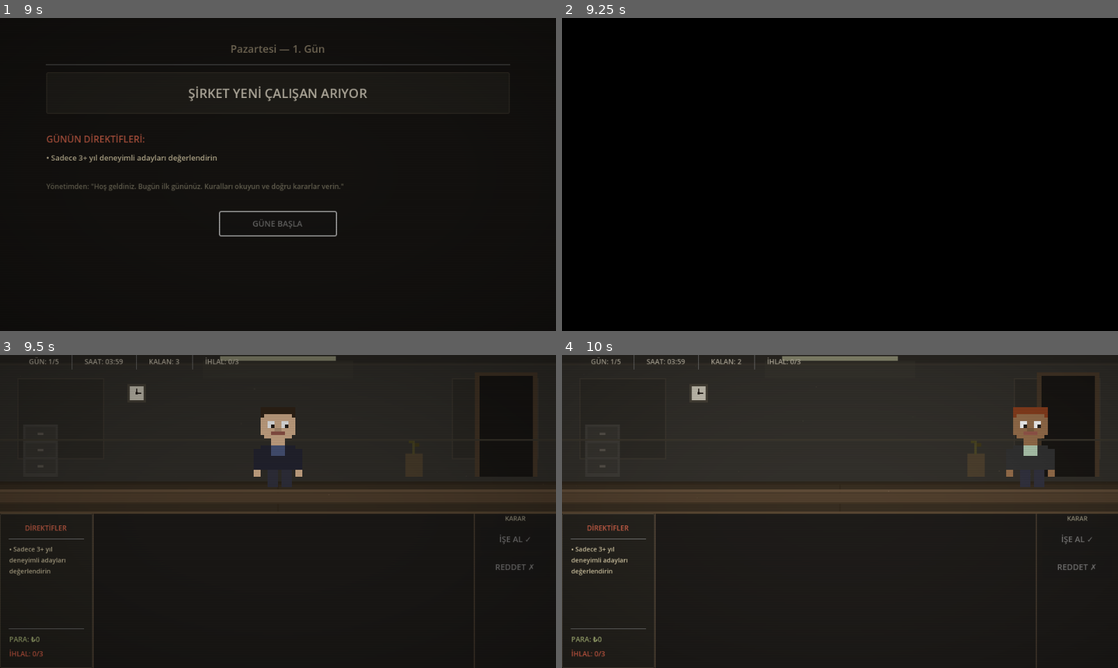
Above: before the commit, frames 1-4 (two rows, left to right).
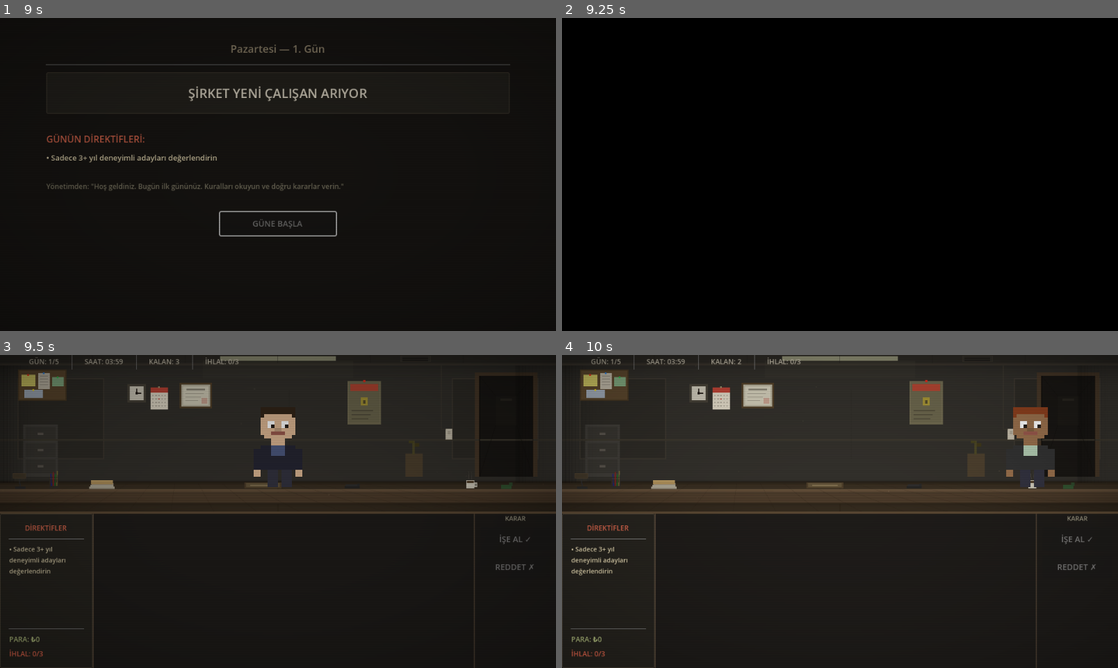
Above: after the commit, the same moments.

Repository: isinuss/test_game
Game: Godot game, scene res://scenes/main_menu/main_menu.tscn
Two runs of this game, one before a commit and one after it. Both use one fixed random seed, a clock stepped at 60 frames per second and the inputs below.
Inputs:
- Up to frame 1 (9 s): click "YENİ OYUN" at 2.75 s; tap Enter at 5 s; click "GÜNE BAŞLA" at 8.75 s
- Up to frame 2 (9.25 s): no input
- Up to frame 3 (9.5 s): no input
- Up to frame 4 (10 s): no input

Frames 1-2 are identical in both runs. In frame 3, 2.5% of the frame differs, in the area x 3-93%, y 0-43%; in frame 4, 2.6%.

Commit message:
Booth sahnesine pseudo-3D perspektif katmanı, detay öğeleri ve vignette efekti ekle
Hibrit yaklaşımla: mevcut ColorRect yapısı korunarak üzerine _draw() overlay
ile perspektif zemin çizgileri, duvar gölgeleri, tezgah derinliği, koridor
perspektifi, duvar dekorasyonları (ilan panosu, sertifika, poster, takvim)
ve masaüstü eşyaları (kalem kutusu, dosya yığını, kahve fincanı, zımba,
isimlik, masa lambası, bant dispenseri) eklendi. Vignette shader ile
atmosferik kenar karartması sağlandı.

https://claude.ai/code/session_011KeYsvk4Dg4YobkpAargo3

Diff:
--- /dev/null
+++ b/scenes/game_day/booth_draw_layer.gd
@@ -0,0 +1,358 @@
+extends Control
+## Pseudo-3D perspective overlay for the booth scene.
+## Draws perspective floor grid, wall shadows, desk items, wall decorations,
+## and architectural details on top of the base ColorRect structure.
+
+var _time: float = 0.0
+var _redraw_timer: float = 0.0
+
+func _ready() -> void:
+	mouse_filter = Control.MOUSE_FILTER_IGNORE
+
+func _process(delta: float) -> void:
+	_time += delta
+	_redraw_timer += delta
+	if _redraw_timer >= 0.066:
+		_redraw_timer = 0.0
+		queue_redraw()
+
+func _draw() -> void:
+	var w: float = size.x
+	var h: float = size.y
+	if w <= 0.0 or h <= 0.0:
+		return
+
+	_draw_wall_shading(w, h)
+	_draw_ceiling_panels(w, h)
+	_draw_perspective_floor(w, h)
+	_draw_baseboard_shadow(w, h)
+	_draw_counter_depth(w, h)
+	_draw_door_depth(w, h)
+	_draw_wall_decor(w, h)
+	_draw_desk_items(w, h)
+
+# ── Wall corner & ceiling shadows ──────────────────────────────────────────
+
+func _draw_wall_shading(w: float, h: float) -> void:
+	var wall_top: float = 18.0
+	var wall_bottom: float = h * 0.82
+
+	# Left corner shadow gradient
+	var shadow_w: float = 70.0
+	var steps: int = 12
+	for i in range(steps):
+		var t: float = float(i) / float(steps)
+		var alpha: float = 0.18 * (1.0 - t) * (1.0 - t)
+		var strip: float = shadow_w / float(steps)
+		draw_rect(Rect2(t * shadow_w, wall_top, strip + 1.0, wall_bottom - wall_top), Color(0.0, 0.0, 0.0, alpha))
+
+	# Right corner shadow gradient
+	for i in range(steps):
+		var t: float = float(i) / float(steps)
+		var alpha: float = 0.14 * (1.0 - t) * (1.0 - t)
+		var strip: float = shadow_w / float(steps)
+		draw_rect(Rect2(w - shadow_w + t * shadow_w, wall_top, strip + 1.0, wall_bottom - wall_top), Color(0.0, 0.0, 0.0, alpha))
+
+	# Under-ceiling shadow (light falls downward)
+	for i in range(10):
+		var t: float = float(i) / 10.0
+		var alpha: float = 0.1 * (1.0 - t) * (1.0 - t)
+		draw_rect(Rect2(0, wall_top + t * 35.0, w, 4.0), Color(0.0, 0.0, 0.0, alpha))
+
+# ── Ceiling panel lines & AC vent ──────────────────────────────────────────
+
+func _draw_ceiling_panels(w: float, h: float) -> void:
+	# Panel division lines
+	var spacing: float = w / 6.0
+	for i in range(1, 6):
+		var x: float = i * spacing
+		draw_line(Vector2(x, 0), Vector2(x, 14.0), Color(0.12, 0.11, 0.1, 0.4), 1.0)
+
+	# AC vent unit
+	var vx: float = w * 0.72
+	draw_rect(Rect2(vx, 2.0, 52.0, 10.0), Color(0.19, 0.18, 0.16, 1.0))
+	draw_rect(Rect2(vx, 2.0, 52.0, 10.0), Color(0.22, 0.2, 0.17, 1.0), false, 1.0)
+	for i in range(6):
+		var sy: float = 4.0 + i * 1.4
+		draw_line(Vector2(vx + 4, sy), Vector2(vx + 48, sy), Color(0.1, 0.09, 0.08, 0.6), 1.0)
+
+# ── Perspective floor grid ─────────────────────────────────────────────────
+
+func _draw_perspective_floor(w: float, h: float) -> void:
+	var floor_top: float = h * 0.82
+	var floor_bottom: float = h
+	var floor_h: float = floor_bottom - floor_top
+	var vp_x: float = w * 0.42  # Vanishing point X (slightly left of center)
+
+	# Horizontal perspective lines (closer together toward the back)
+	for i in range(1, 10):
+		var t: float = float(i) / 10.0
+		var adjusted_t: float = pow(t, 0.55)
+		var y: float = floor_top + floor_h * adjusted_t
+		var alpha: float = 0.1 + 0.18 * t
+		draw_line(Vector2(0, y), Vector2(w, y), Color(0.15, 0.11, 0.07, alpha), 1.0)
+
+	# Vertical converging lines
+	var num_lines: int = 14
+	for i in range(num_lines):
+		var ratio: float = float(i) / float(num_lines - 1)
+		var bottom_x: float = w * ratio
+		var spread: float = 0.55
+		var top_x: float = lerp(vp_x - w * spread * 0.5, vp_x + w * spread * 0.5, ratio)
+		var alpha: float = 0.12 + 0.08 * (1.0 - abs(ratio - 0.5) * 2.0)
+		draw_line(Vector2(top_x, floor_top), Vector2(bottom_x, floor_bottom), Color(0.15, 0.11, 0.07, alpha), 1.0)
+
+	# Floor light reflection strip (under the fluorescent lamp)
+	var ref_y: float = floor_top + floor_h * 0.35
+	draw_rect(Rect2(w * 0.32, ref_y, w * 0.36, 2.0), Color(0.3, 0.26, 0.2, 0.1))
+
+# ── Baseboard shadow ───────────────────────────────────────────────────────
+
+func _draw_baseboard_shadow(w: float, h: float) -> void:
+	var baseboard_y: float = h * 0.82
+	for i in range(5):
+		var t: float = float(i) / 5.0
+		var alpha: float = 0.1 * (1.0 - t)
+		draw_rect(Rect2(0, baseboard_y - 5.0 + t * 5.0, w, 1.5), Color(0.0, 0.0, 0.0, alpha))
+
+# ── Counter 3D depth ───────────────────────────────────────────────────────
+
+func _draw_counter_depth(w: float, h: float) -> void:
+	var ct_top: float = h * 0.86
+	var ct_bottom: float = h * 0.95
+
+	# Top surface highlight line
+	draw_line(Vector2(0, ct_top), Vector2(w, ct_top), Color(0.48, 0.4, 0.3, 0.35), 1.5)
+
+	# Front face darkening
+	draw_rect(Rect2(0, h * 0.88, w, h * 0.06), Color(0.0, 0.0, 0.0, 0.06))
+
+	# Bottom edge shadow
+	draw_line(Vector2(0, ct_bottom), Vector2(w, ct_bottom), Color(0.1, 0.08, 0.05, 0.4), 1.0)
+
+	# Shadow cast on floor below counter
+	for i in range(6):
+		var t: float = float(i) / 6.0
+		var alpha: float = 0.14 * (1.0 - t) * (1.0 - t)
+		draw_rect(Rect2(0, ct_bottom + t * 8.0, w, 1.5), Color(0.0, 0.0, 0.0, alpha))
+
+	# Wood grain on counter surface
+	draw_line(Vector2(w * 0.1, h * 0.87), Vector2(w * 0.38, h * 0.87), Color(0.28, 0.2, 0.13, 0.15), 1.0)
+	draw_line(Vector2(w * 0.5, h * 0.872), Vector2(w * 0.78, h * 0.872), Color(0.28, 0.2, 0.13, 0.12), 1.0)
+	draw_line(Vector2(w * 0.25, h * 0.865), Vector2(w * 0.6, h * 0.865), Color(0.28, 0.2, 0.13, 0.08), 1.0)
+
+# ── Door corridor depth ────────────────────────────────────────────────────
+
+func _draw_door_depth(w: float, h: float) -> void:
+	var dl: float = 828.0  # Door inner left
+	var dr: float = 920.0  # Door inner right
+	var dt: float = 36.0   # Door top
+	var db: float = 210.0  # Door bottom
+	var cx: float = (dl + dr) / 2.0
+
+	# Corridor vanishing point
+	var cvp: Vector2 = Vector2(cx, dt + 35.0)
+
+	# Corridor perspective lines
+	# Left wall
+	draw_line(Vector2(dl, db), Vector2(cvp.x - 18, cvp.y + 50), Color(0.07, 0.06, 0.05, 0.5), 1.0)
+	draw_line(Vector2(dl, dt), Vector2(cvp.x - 18, cvp.y), Color(0.06, 0.05, 0.04, 0.3), 1.0)
+	# Right wall
+	draw_line(Vector2(dr, db), Vector2(cvp.x + 18, cvp.y + 50), Color(0.07, 0.06, 0.05, 0.5), 1.0)
+	draw_line(Vector2(dr, dt), Vector2(cvp.x + 18, cvp.y), Color(0.06, 0.05, 0.04, 0.3), 1.0)
+
+	# Far wall rectangle
+	draw_rect(Rect2(cvp.x - 18, cvp.y, 36, 50), Color(0.13, 0.12, 0.1, 0.4))
+
+	# Distant corridor light
+	draw_rect(Rect2(cvp.x - 10, cvp.y + 4, 20, 4), Color(0.3, 0.28, 0.22, 0.25))
+
+	# Door frame inner shadow (depth effect)
+	draw_line(Vector2(dl, dt), Vector2(dl, db), Color(0.04, 0.03, 0.02, 0.5), 2.0)
+	draw_line(Vector2(dr, dt), Vector2(dr, db), Color(0.04, 0.03, 0.02, 0.3), 1.5)
+
+	# Floor line inside corridor
+	draw_line(Vector2(dl, db - 30), Vector2(dr, db - 30), Color(0.08, 0.07, 0.06, 0.3), 1.0)
+
+# ── Wall decorations ───────────────────────────────────────────────────────
+
+func _draw_wall_decor(w: float, h: float) -> void:
+	# ─── Bulletin board (above filing cabinet) ───
+	var bb_x: float = 32.0
+	var bb_y: float = 26.0
+	# Cork board
+	draw_rect(Rect2(bb_x, bb_y, 82.0, 52.0), Color(0.36, 0.28, 0.18, 1.0))
+	draw_rect(Rect2(bb_x, bb_y, 82.0, 52.0), Color(0.28, 0.22, 0.14, 1.0), false, 2.0)
+	# Pinned notes
+	draw_rect(Rect2(bb_x + 5, bb_y + 8, 24.0, 20.0), Color(0.88, 0.85, 0.42, 0.85))  # Yellow sticky
+	draw_rect(Rect2(bb_x + 34, bb_y + 5, 20.0, 28.0), Color(0.82, 0.8, 0.74, 0.85))   # White paper
+	draw_rect(Rect2(bb_x + 58, bb_y + 12, 20.0, 16.0), Color(0.55, 0.78, 0.6, 0.75))  # Green sticky
+	draw_rect(Rect2(bb_x + 10, bb_y + 34, 32.0, 14.0), Color(0.72, 0.8, 0.9, 0.75))   # Blue note
+	# Pins
+	draw_rect(Rect2(bb_x + 15, bb_y + 7, 3, 3), Color(0.9, 0.2, 0.12, 1.0))
+	draw_rect(Rect2(bb_x + 42, bb_y + 4, 3, 3), Color(0.2, 0.5, 0.85, 1.0))
+	draw_rect(Rect2(bb_x + 66, bb_y + 11, 3, 3), Color(0.2, 0.72, 0.3, 1.0))
+	draw_rect(Rect2(bb_x + 24, bb_y + 33, 3, 3), Color(0.9, 0.82, 0.12, 1.0))
+	# Text lines on white paper
+	for i in range(4):
+		draw_rect(Rect2(bb_x + 37, bb_y + 10 + i * 5, 14.0, 1.5), Color(0.3, 0.28, 0.25, 0.4))
+
+	# ─── Framed certificate/photo (between clock and center) ───
+	var fr_x: float = 310.0
+	var fr_y: float = 48.0
+	var fr_w: float = 56.0
+	var fr_h: float = 44.0
+	# Outer frame
+	draw_rect(Rect2(fr_x, fr_y, fr_w, fr_h), Color(0.32, 0.25, 0.16, 1.0))
+	# Inner mat
+	draw_rect(Rect2(fr_x + 3, fr_y + 3, fr_w - 6, fr_h - 6), Color(0.72, 0.7, 0.62, 1.0))
+	# Certificate content
+	draw_rect(Rect2(fr_x + 6, fr_y + 6, fr_w - 12, fr_h - 12), Color(0.82, 0.8, 0.72, 1.0))
+	# Header line
+	draw_rect(Rect2(fr_x + 12, fr_y + 10, fr_w - 24, 3), Color(0.3, 0.28, 0.24, 0.5))
+	# Body text lines
+	for i in range(3):
+		var lw: float = (fr_w - 20) * (0.9 - i * 0.15)
+		draw_rect(Rect2(fr_x + 10, fr_y + 18 + i * 6, lw, 1.5), Color(0.35, 0.32, 0.28, 0.35))
+	# Seal/stamp circle (bottom-right)
+	draw_rect(Rect2(fr_x + fr_w - 18, fr_y + fr_h - 18, 10, 10), Color(0.7, 0.25, 0.2, 0.3))
+
+	# ─── İş Güvenliği poster (right side) ───
+	var po_x: float = 600.0
+	var po_y: float = 45.0
+	var po_w: float = 58.0
+	var po_h: float = 75.0
+	# Poster paper
+	draw_rect(Rect2(po_x, po_y, po_w, po_h), Color(0.42, 0.4, 0.3, 1.0))
+	# Poster border
+	draw_rect(Rect2(po_x + 2, po_y + 2, po_w - 4, po_h - 4), Color(0.47, 0.44, 0.34, 1.0), false, 1.0)
+	# Warning stripe header
+	draw_rect(Rect2(po_x + 5, po_y + 5, po_w - 10, 12.0), Color(0.75, 0.25, 0.18, 0.85))
+	# Hazard symbol (simplified triangle)
+	var tri_cx: float = po_x + po_w / 2.0
+	draw_rect(Rect2(tri_cx - 6, po_y + 28, 12, 14), Color(0.8, 0.7, 0.15, 0.6))
+	draw_rect(Rect2(tri_cx - 2, po_y + 33, 4, 6), Color(0.2, 0.18, 0.15, 0.7))
+	# Text lines
+	for i in range(3):
+		var lw: float = (po_w - 14) * (0.85 - i * 0.1)
+		draw_rect(Rect2(po_x + 7, po_y + 50 + i * 7, lw, 2.5), Color(0.22, 0.2, 0.16, 0.45))
+	# Pin at top
+	draw_rect(Rect2(po_x + po_w / 2.0 - 2, po_y - 2, 4, 4), Color(0.85, 0.18, 0.12, 1.0))
+
+	# ─── Calendar (near clock, right of it) ───
+	var cal_x: float = 260.0
+	var cal_y: float = 56.0
+	var cal_w: float = 30.0
+	var cal_h: float = 38.0
+	draw_rect(Rect2(cal_x, cal_y, cal_w, cal_h), Color(0.88, 0.85, 0.78, 1.0))
+	# Month header
+	draw_rect(Rect2(cal_x, cal_y, cal_w, 9.0), Color(0.72, 0.2, 0.15, 0.9))
+	# Day grid
+	for row in range(4):
+		for col in range(5):
+			draw_rect(Rect2(cal_x + 3 + col * 5.2, cal_y + 13 + row * 6, 2.5, 2.5), Color(0.3, 0.28, 0.25, 0.35))
+	# Today marker (highlighted)
+	draw_rect(Rect2(cal_x + 3 + 2 * 5.2, cal_y + 13 + 1 * 6, 2.5, 2.5), Color(0.8, 0.25, 0.2, 0.7))
+	# Pin
+	draw_rect(Rect2(cal_x + cal_w / 2.0 - 1.5, cal_y - 2, 3, 3), Color(0.6, 0.55, 0.42, 1.0))
+
+	# ─── Light switch (right wall) ───
+	draw_rect(Rect2(770.0, 128.0, 11.0, 18.0), Color(0.78, 0.75, 0.68, 1.0))
+	draw_rect(Rect2(770.0, 128.0, 11.0, 18.0), Color(0.65, 0.62, 0.55, 1.0), false, 1.0)
+	draw_rect(Rect2(773.0, 131.0, 5.0, 6.0), Color(0.68, 0.65, 0.58, 1.0))
+
+	# ─── Wall conduit pipe (vertical, right side) ───
+	draw_line(Vector2(762, 18), Vector2(762, 128), Color(0.26, 0.24, 0.2, 0.5), 2.0)
+	draw_line(Vector2(762, 128), Vector2(770, 128), Color(0.26, 0.24, 0.2, 0.5), 2.0)
+
+	# ─── Wall texture lines (subtle cracks/seams) ───
+	draw_line(Vector2(500, 60), Vector2(500, 180), Color(0.17, 0.16, 0.14, 0.3), 1.0)
+	draw_line(Vector2(380, 100), Vector2(420, 100), Color(0.17, 0.16, 0.14, 0.15), 1.0)
+
+# ── Desk / counter items ──────────────────────────────────────────────────
+
+func _draw_desk_items(w: float, h: float) -> void:
+	var surface_y: float = h * 0.86  # Counter top surface
+
+	# ─── Desk lamp (far left) ───
+	var dl_x: float = 26.0
+	# Base
+	draw_rect(Rect2(dl_x, surface_y - 5, 18.0, 4.0), Color(0.16, 0.16, 0.16, 0.9))
+	# Stem
+	draw_line(Vector2(dl_x + 9, surface_y - 5), Vector2(dl_x + 7, surface_y - 24), Color(0.18, 0.18, 0.18, 0.9), 2.0)
+	# Shade
+	draw_rect(Rect2(dl_x - 3, surface_y - 28, 22.0, 8.0), Color(0.26, 0.22, 0.16, 0.9))
+	draw_rect(Rect2(dl_x - 3, surface_y - 28, 22.0, 8.0), Color(0.3, 0.25, 0.18, 1.0), false, 1.0)
+	# Light glow
+	draw_rect(Rect2(dl_x - 1, surface_y - 20, 18.0, 6.0), Color(0.45, 0.38, 0.25, 0.08))
+
+	# ─── Pen holder ───
+	var ph_x: float = 85.0
+	# Holder body
+	draw_rect(Rect2(ph_x, surface_y - 20, 16.0, 18.0), Color(0.2, 0.18, 0.16, 1.0))
+	draw_rect(Rect2(ph_x + 1, surface_y - 20, 14.0, 2.5), Color(0.26, 0.23, 0.2, 1.0))  # Rim
+	# Pens
+	draw_line(Vector2(ph_x + 3, surface_y - 27), Vector2(ph_x + 4, surface_y - 6), Color(0.12, 0.12, 0.5, 0.85), 1.5)
+	draw_line(Vector2(ph_x + 7, surface_y - 30), Vector2(ph_x + 7, surface_y - 6), Color(0.55, 0.12, 0.12, 0.85), 1.5)
+	draw_line(Vector2(ph_x + 11, surface_y - 26), Vector2(ph_x + 10, surface_y - 6), Color(0.12, 0.42, 0.12, 0.85), 1.5)
+	# Ruler
+	draw_line(Vector2(ph_x + 14, surface_y - 32), Vector2(ph_x + 13, surface_y - 6), Color(0.55, 0.5, 0.2, 0.7), 1.5)
+
+	# ─── Document / file stack ───
+	var fs_x: float = 155.0
+	# Stacked papers
+	draw_rect(Rect2(fs_x - 1, surface_y - 5, 44.0, 4.0), Color(0.68, 0.65, 0.58, 0.9))
+	draw_rect(Rect2(fs_x + 1, surface_y - 8, 40.0, 4.0), Color(0.72, 0.7, 0.62, 0.9))
+	draw_rect(Rect2(fs_x + 3, surface_y - 11, 38.0, 4.0), Color(0.66, 0.62, 0.55, 0.9))
+	# Manila folder on top
+	draw_rect(Rect2(fs_x + 2, surface_y - 16, 38.0, 7.0), Color(0.68, 0.56, 0.35, 1.0))
+	draw_rect(Rect2(fs_x + 2, surface_y - 16, 38.0, 2.5), Color(0.72, 0.6, 0.38, 1.0))  # Tab
+
+	# ─── Name plate (center) ───
+	var np_x: float = w * 0.44
+	# Base stand
+	draw_rect(Rect2(np_x, surface_y - 12, 64.0, 10.0), Color(0.3, 0.24, 0.16, 1.0))
+	# Face plate
+	draw_rect(Rect2(np_x + 3, surface_y - 11, 58.0, 7.0), Color(0.38, 0.32, 0.22, 1.0))
+	# Name text line
+	draw_rect(Rect2(np_x + 10, surface_y - 8, 44.0, 2.0), Color(0.62, 0.55, 0.4, 0.6))
+
+	# ─── Stapler ───
+	var st_x: float = w * 0.62
+	draw_rect(Rect2(st_x, surface_y - 6, 26.0, 4.0), Color(0.14, 0.14, 0.14, 0.9))  # Base
+	draw_rect(Rect2(st_x + 2, surface_y - 9, 22.0, 3.5), Color(0.18, 0.18, 0.18, 0.9))  # Top
+	draw_rect(Rect2(st_x + 22, surface_y - 10, 4.0, 5.0), Color(0.16, 0.16, 0.16, 0.9))  # Hinge
+
+	# ─── Coffee cup with animated steam ───
+	var cc_x: float = w - 155.0
+	# Cup body
+	draw_rect(Rect2(cc_x, surface_y - 16, 14.0, 14.0), Color(0.82, 0.8, 0.74, 1.0))
+	# Handle
+	draw_rect(Rect2(cc_x + 14, surface_y - 12, 5.0, 8.0), Color(0.78, 0.76, 0.7, 1.0))
+	draw_rect(Rect2(cc_x + 15, surface_y - 10, 3.0, 4.0), Color(0.2, 0.19, 0.17, 0.5))
+	# Coffee inside
+	draw_rect(Rect2(cc_x + 1, surface_y - 15, 12.0, 4.0), Color(0.22, 0.14, 0.06, 0.85))
+	# Animated steam wisps
+	_draw_steam(cc_x + 4, surface_y - 18)
+	_draw_steam(cc_x + 9, surface_y - 17)
+
+	# ─── Tape dispenser (far right) ───
+	var td_x: float = w - 95.0
+	draw_rect(Rect2(td_x, surface_y - 8, 18.0, 7.0), Color(0.2, 0.35, 0.2, 0.9))
+	draw_rect(Rect2(td_x + 14, surface_y - 12, 6.0, 6.0), Color(0.18, 0.3, 0.18, 0.9))  # Roll
+
+func _draw_steam(x: float, y: float) -> void:
+	# Two wavy steam lines with gentle animation
+	var wave1: float = sin(_time * 1.8) * 1.5
+	var wave2: float = sin(_time * 2.2 + 1.0) * 1.2
+	var alpha: float = 0.15 + sin(_time * 0.8) * 0.05
+	draw_line(
+		Vector2(x + wave1, y),
+		Vector2(x + wave2 * 0.5, y - 8),
+		Color(0.65, 0.62, 0.55, alpha), 1.0
+	)
+	draw_line(
+		Vector2(x + wave2 * 0.5, y - 8),
+		Vector2(x - wave1 * 0.3, y - 14),
+		Color(0.65, 0.62, 0.55, alpha * 0.5), 1.0
+	)
--- a/scenes/game_day/booth_view.tscn
+++ b/scenes/game_day/booth_view.tscn
@@ -1,8 +1,16 @@
-[gd_scene load_steps=4 format=3 uid="uid://booth_view"]
+[gd_scene load_steps=7 format=3 uid="uid://booth_view"]
 
 [ext_resource type="Script" path="res://scenes/game_day/booth_view.gd" id="1"]
 [ext_resource type="Script" path="res://scenes/game_day/character_sprite.gd" id="2"]
 [ext_resource type="Script" path="res://scenes/game_day/dust_particles.gd" id="3"]
+[ext_resource type="Script" path="res://scenes/game_day/booth_draw_layer.gd" id="4"]
+[ext_resource type="Shader" path="res://shaders/vignette.gdshader" id="5"]
+
+[sub_resource type="ShaderMaterial" id="ShaderMaterial_vignette"]
+shader = ExtResource("5")
+shader_parameter/strength = 0.35
+shader_parameter/radius = 0.55
+shader_parameter/softness = 0.45
 
 [node name="BoothView" type="Control"]
 custom_minimum_size = Vector2(960, 270)
@@ -381,6 +389,16 @@
 grow_vertical = 2
 color = Color(0.25, 0.2, 0.14, 1)
 
+[node name="DrawLayer" type="Control" parent="."]
+layout_mode = 1
+anchors_preset = 15
+anchor_right = 1.0
+anchor_bottom = 1.0
+grow_horizontal = 2
+grow_vertical = 2
+mouse_filter = 2
+script = ExtResource("4")
+
 [node name="DustParticles" type="Control" parent="."]
 layout_mode = 1
 anchors_preset = 15
@@ -463,6 +481,17 @@
 grow_vertical = 0
 script = ExtResource("2")
 
+[node name="VignetteOverlay" type="ColorRect" parent="."]
+layout_mode = 1
+anchors_preset = 15
+anchor_right = 1.0
+anchor_bottom = 1.0
+grow_horizontal = 2
+grow_vertical = 2
+mouse_filter = 2
+material = SubResource("ShaderMaterial_vignette")
+color = Color(1, 1, 1, 1)
+
 [node name="SpeechPanel" type="PanelContainer" parent="."]
 unique_name_in_owner = true
 visible = false
--- /dev/null
+++ b/shaders/vignette.gdshader
@@ -0,0 +1,14 @@
+shader_type canvas_item;
+
+uniform float strength : hint_range(0.0, 1.0) = 0.35;
+uniform float radius : hint_range(0.0, 1.0) = 0.55;
+uniform float softness : hint_range(0.0, 1.0) = 0.45;
+
+void fragment() {
+	vec2 uv = UV;
+	// Slightly oval vignette (wider than tall)
+	vec2 centered = (uv - 0.5) * vec2(1.0, 1.3);
+	float dist = length(centered);
+	float vig = smoothstep(radius, radius + softness, dist);
+	COLOR = vec4(0.0, 0.0, 0.0, vig * strength);
+}
